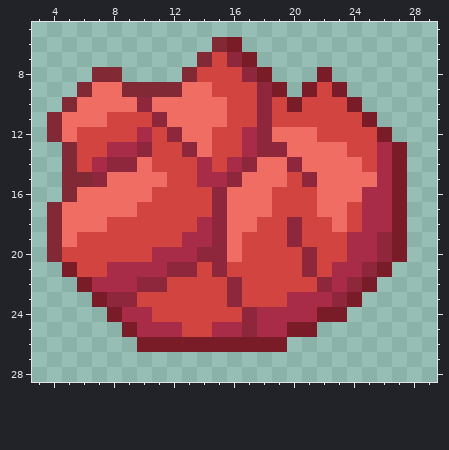
Pixel-art sprite, stored at textures/items/dye_powder_red.png. The picture above was drawn from the file before the commit.
The file is 32x32 pixels. Shown: x 3..29, y 5..28.
Now the later version:
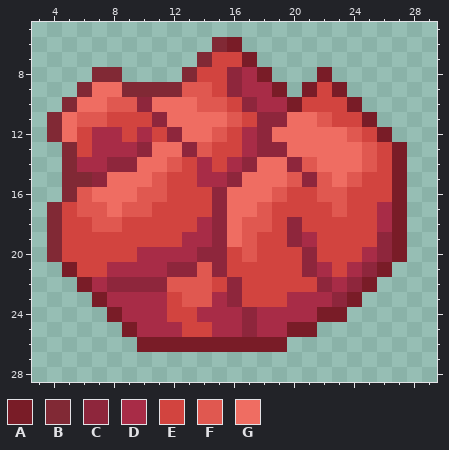
Palette (. is transparent): A #791c27  B #812935  C #8e263c  D #a82c47  E #d2443f  F #e05850  G #ef6d62
From the commit log: Autopush passed textures from 2024-08-26
The exact change:
Changed rows in their new state; - is an unchanged pixel.
first column x 5:
 7 -----------E----------
 8 -----------CD---------
 9 --------FF-CDD--------
10 ---FF----FF-CDD-------
11 -FF--------F--CGGF----
12 --DD------F------GGF--
13 --D---GG-F---------GFE
14 -D----GF--------F---FE
15 ------F--------F-F-FEE
16 -F---FF-------F--FFEEE
17 EFF-FF-------F---EF-E-
18 EEFF--------FF----E-E-
19 E-----------F---D--EE-
20 -----D-----EF------E--
21 ---------F-------DE---
22 ---CC--FFF------------
23 ---DDDD-FFD-----------
24 ------D--DDD----------
Where, in picture pixels (left, top, right, bottom), the same in both pictures:
changed: (62, 52, 392, 322)
